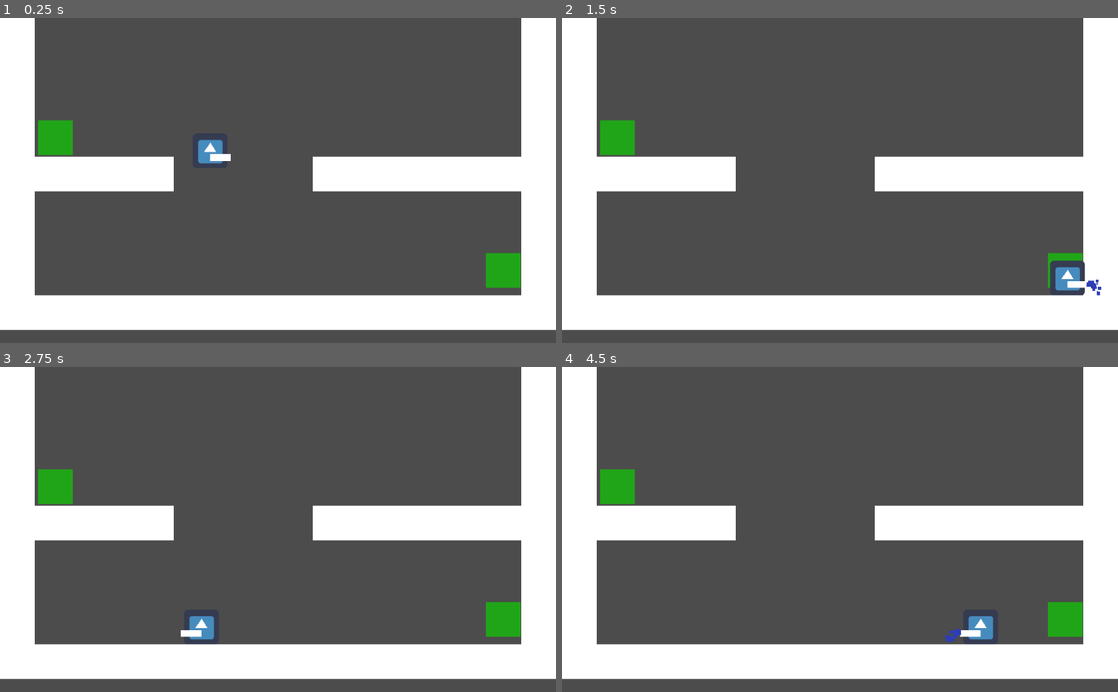
Above: before the commit, frames 1-4 (two rows, left to right).
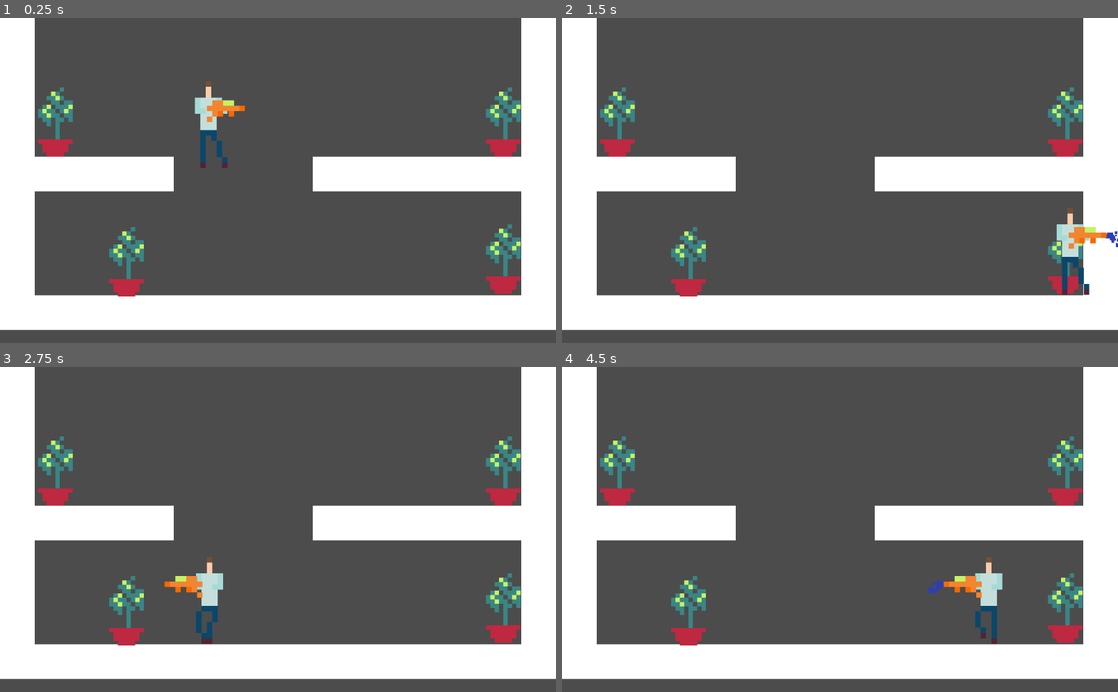
Above: after the commit, the same moments.

Repository: dualtagh/ludum_dare_46
Game: Godot game, scene res://src/Levels/LevelTest.tscn
The game is run twice, just before and just after one commit, with the same random seed, the same clock (stepped at 60 frames per second) and the same inputs. The project has no main scene, so this scene is started directly. The engine's default icon, where the game draws it, is replaced by a stand-in: a white triangle on a blue panel in a dark square.
Inputs:
- Up to frame 1 (0.25 s): no input
- Up to frame 2 (1.5 s): hold D (move_right) from 0.53 s (still down); tap Space (shoot) at 0.6, 1.35 s; tap W (jump) at 0.77 s
- Up to frame 3 (2.75 s): tap W (jump) at 1.52 s; release D (move_right) at 2.03 s; hold A (move_left) from 2.03 s (still down); tap Space (shoot) at 2.1 s
- Up to frame 4 (4.5 s): release A (move_left) at 2.78 s; hold D (move_right) 2.78-4.28 s; tap Space (shoot) at 2.85, 3.6, 4.35 s; tap W (jump) at 3.02, 3.77 s; hold A (move_left) from 4.28 s (still down)

The runs differ from the first frame. In frame 1, 4.5% of the frame differs, in the area x 6-94%, y 19-86%; in frame 2, 3.9%; in frame 3, 4.6%; in frame 4, 4.8%, in the area x 6-94%, y 21-86%.

Commit message:
Add sprites, animations for walking, water gun, plants

Diff:
--- a/House Plant Hero/project.godot
+++ b/House Plant Hero/project.godot
@@ -28,6 +28,29 @@
 
 config/name="House Plant Hero"
 config/icon="res://icon.png"
+
+[importer_defaults]
+
+texture={
+"compress/bptc_ldr": 0,
+"compress/hdr_mode": 0,
+"compress/lossy_quality": 0.7,
+"compress/mode": 0,
+"compress/normal_map": 0,
+"detect_3d": true,
+"flags/anisotropic": false,
+"flags/filter": false,
+"flags/mipmaps": false,
+"flags/repeat": 0,
+"flags/srgb": 2,
+"process/HDR_as_SRGB": false,
+"process/fix_alpha_border": true,
+"process/invert_color": false,
+"process/premult_alpha": false,
+"size_limit": 0,
+"stream": false,
+"svg/scale": 1.0
+}
 
 [input]
 
--- a/House Plant Hero/src/Levels/LevelTest.tscn
+++ b/House Plant Hero/src/Levels/LevelTest.tscn
@@ -43,10 +43,16 @@
 tile_data = PoolIntArray( 0, 0, 0, 15, 0, 0, 65536, 0, 0, 65551, 0, 0, 131072, 0, 0, 131087, 0, 0, 196608, 0, 0, 196623 …(484 unchanged characters)…
 
 [node name="Plant" parent="." instance=ExtResource( 3 )]
-position = Vector2( 102, 221 )
+position = Vector2( 102, 192 )
 
 [node name="Plant2" parent="." instance=ExtResource( 3 )]
-position = Vector2( 927, 466 )
+position = Vector2( 927, 445 )
+
+[node name="Plant3" parent="." instance=ExtResource( 3 )]
+position = Vector2( 927, 192 )
+
+[node name="Plant4" parent="." instance=ExtResource( 3 )]
+position = Vector2( 233, 450 )
 
 [node name="Player" parent="." instance=ExtResource( 2 )]
 position = Vector2( 387, 144 )
--- a/House Plant Hero/src/Plant.gd
+++ b/House Plant Hero/src/Plant.gd
@@ -8,14 +8,15 @@
 		$AnimatedSprite.play("healthy")
 	elif health > 30:
 		$AnimatedSprite.play("unhealthy")
+	elif health <= 0:
+		$AnimatedSprite.play("dead")
 	else:
 		$AnimatedSprite.play("dying")
-		if health <= 0:
-			hide()
 
 
 func _on_ThirstTimer_timeout() -> void:
 	health -= 10
 
 func water() -> void:
-	health = 100
+	if health > 0:
+		health = 100
--- a/House Plant Hero/src/Plant.tscn
+++ b/House Plant Hero/src/Plant.tscn
@@ -1,9 +1,13 @@
-[gd_scene load_steps=7 format=2]
+[gd_scene load_steps=8 format=2]
 
-[ext_resource path="res://assets/plant_healthy.png" type="Texture" id=1]
-[ext_resource path="res://assets/plant_unhealthy.png" type="Texture" id=2]
+[ext_resource path="res://assets/plants_Animation 1_0.png" type="Texture" id=1]
+[ext_resource path="res://assets/plants_Animation 1_2.png" type="Texture" id=2]
 [ext_resource path="res://src/Plant.gd" type="Script" id=3]
-[ext_resource path="res://assets/plant_dying.png" type="Texture" id=4]
+[ext_resource path="res://assets/plants_Animation 1_3.png" type="Texture" id=4]
+[ext_resource path="res://assets/plants_Animation 1_1.png" type="Texture" id=5]
+
+[sub_resource type="RectangleShape2D" id=2]
+extents = Vector2( 31, 63 )
 
 [sub_resource type="SpriteFrames" id=1]
 animations = [ {
@@ -12,28 +16,26 @@
 "name": "healthy",
 "speed": 5.0
 }, {
-"frames": [ ExtResource( 4 ) ],
+"frames": [ ExtResource( 2 ) ],
 "loop": true,
 "name": "dying",
 "speed": 5.0
 }, {
-"frames": [ ExtResource( 2 ) ],
+"frames": [ ExtResource( 4 ) ],
+"loop": true,
+"name": "dead",
+"speed": 5.0
+}, {
+"frames": [ ExtResource( 5 ) ],
 "loop": true,
 "name": "unhealthy",
 "speed": 5.0
 } ]
 
-[sub_resource type="RectangleShape2D" id=2]
-extents = Vector2( 32, 31 )
-
 [node name="Plant" type="Area2D" groups=[
 "plants",
 ]]
 script = ExtResource( 3 )
-
-[node name="AnimatedSprite" type="AnimatedSprite" parent="."]
-frames = SubResource( 1 )
-animation = "unhealthy"
 
 [node name="ThirstTimer" type="Timer" parent="."]
 wait_time = 2.0
@@ -41,5 +43,10 @@
 
 [node name="CollisionShape2D" type="CollisionShape2D" parent="."]
 shape = SubResource( 2 )
+
+[node name="AnimatedSprite" type="AnimatedSprite" parent="."]
+scale = Vector2( 8, 8 )
+frames = SubResource( 1 )
+animation = "dead"
 [connection signal="body_entered" from="." to="." method="_on_Plant_body_entered"]
 [connection signal="timeout" from="ThirstTimer" to="." method="_on_ThirstTimer_timeout"]
--- a/House Plant Hero/src/Player.gd
+++ b/House Plant Hero/src/Player.gd
@@ -14,16 +14,17 @@
 	_velocity = move_and_slide(_velocity, FLOOR_NORMAL)
 
 	if _velocity.length() > 0:
-		#$AnimatedSprite.play()
+		$AnimatedSprite.play()
 		pass
 	else:
-		#$AnimatedSprite.stop()
+		$AnimatedSprite.animation = "idle"
+		$AnimatedSprite.stop()
 		pass
 
 	if _velocity.x != 0:
-		#$AnimatedSprite.animation = "right"
-		#$AnimatedSprite.flip_v = false
-		#$AnimatedSprite.flip_h = velocity.x < 0
+		$AnimatedSprite.animation = "walking"
+		$AnimatedSprite.flip_v = false
+		$AnimatedSprite.flip_h = _velocity.x < 0
 
 		# Pretty hacky
 		if _velocity.x < 0:
--- a/House Plant Hero/src/Player.tscn
+++ b/House Plant Hero/src/Player.tscn
@@ -1,24 +1,46 @@
-[gd_scene load_steps=5 format=2]
+[gd_scene load_steps=10 format=2]
 
-[ext_resource path="res://icon.png" type="Texture" id=1]
 [ext_resource path="res://src/Player.gd" type="Script" id=2]
 [ext_resource path="res://src/WaterGun.tscn" type="PackedScene" id=3]
+[ext_resource path="res://assets/player_walking_Animation 1_1.png" type="Texture" id=4]
+[ext_resource path="res://assets/player_walking_Animation 1_0.png" type="Texture" id=5]
+[ext_resource path="res://assets/player_idle.png" type="Texture" id=6]
+[ext_resource path="res://assets/player_walking_Animation 1_3.png" type="Texture" id=7]
+[ext_resource path="res://assets/player_walking_Animation 1_2.png" type="Texture" id=8]
 
 [sub_resource type="RectangleShape2D" id=1]
-extents = Vector2( 29, 29 )
+extents = Vector2( 21, 64 )
+
+[sub_resource type="SpriteFrames" id=2]
+animations = [ {
+"frames": [ ExtResource( 6 ) ],
+"loop": true,
+"name": "idle",
+"speed": 5.0
+}, {
+"frames": [ ExtResource( 5 ), ExtResource( 4 ), ExtResource( 8 ), ExtResource( 7 ) ],
+"loop": true,
+"name": "walking",
+"speed": 5.0
+} ]
 
 [node name="Player" type="KinematicBody2D"]
 collision_mask = 8
 script = ExtResource( 2 )
 speed = Vector2( 800, 1400 )
 
-[node name="Sprite" type="Sprite" parent="."]
-position = Vector2( 0, -32 )
-texture = ExtResource( 1 )
+[node name="CollisionShape2D" type="CollisionShape2D" parent="."]
+position = Vector2( 0, -63 )
+shape = SubResource( 1 )
+__meta__ = {
+"_edit_group_": true
+}
 
-[node name="CollisionShape2D" type="CollisionShape2D" parent="."]
-position = Vector2( 0, -29 )
-shape = SubResource( 1 )
+[node name="AnimatedSprite" type="AnimatedSprite" parent="."]
+position = Vector2( 2, -80 )
+scale = Vector2( 10, 10 )
+frames = SubResource( 2 )
+animation = "idle"
 
 [node name="WaterGun" parent="." instance=ExtResource( 3 )]
-position = Vector2( 0, -20 )
+position = Vector2( -6, -105 )
--- a/House Plant Hero/src/WaterGun.tscn
+++ b/House Plant Hero/src/WaterGun.tscn
@@ -1,6 +1,6 @@
 [gd_scene load_steps=5 format=2]
 
-[ext_resource path="res://assets/blank_tile.png" type="Texture" id=1]
+[ext_resource path="res://assets/watergun.png" type="Texture" id=1]
 [ext_resource path="res://src/WaterGun.gd" type="Script" id=2]
 
 [sub_resource type="ParticlesMaterial" id=1]
@@ -13,19 +13,18 @@
 scale_random = 0.84
 color = Color( 0.180392, 0.247059, 0.713726, 1 )
 
-[sub_resource type="CircleShape2D" id=2]
-radius = 27.0185
+[sub_resource type="CapsuleShape2D" id=2]
+radius = 27.0
+height = 66.0
 
 [node name="WaterGun" type="Area2D"]
 script = ExtResource( 2 )
-
-[node name="Sprite" type="Sprite" parent="."]
-position = Vector2( 19, 0 )
-scale = Vector2( 0.6, 0.2 )
-texture = ExtResource( 1 )
+__meta__ = {
+"_edit_group_": true
+}
 
 [node name="Particles2D" type="Particles2D" parent="."]
-position = Vector2( 38, 0 )
+position = Vector2( 71, -3 )
 emitting = false
 amount = 30
 one_shot = true
@@ -33,12 +32,17 @@
 process_material = SubResource( 1 )
 
 [node name="CollisionShape2D" type="CollisionShape2D" parent="."]
-position = Vector2( 65, 6 )
+position = Vector2( 97, 24 )
 shape = SubResource( 2 )
 
 [node name="SquirtTimer" type="Timer" parent="."]
 wait_time = 0.5
 one_shot = true
+
+[node name="Sprite" type="Sprite" parent="."]
+position = Vector2( 30, 0 )
+scale = Vector2( 10, 10 )
+texture = ExtResource( 1 )
 [connection signal="area_entered" from="." to="." method="_on_WaterGun_area_entered"]
 [connection signal="area_exited" from="." to="." method="_on_WaterGun_area_exited"]
 [connection signal="timeout" from="SquirtTimer" to="." method="_on_SquirtTimer_timeout"]
Binary file removed: House Plant Hero/assets/plant_dying.png
Binary file removed: House Plant Hero/assets/plant_healthy.png
Binary file removed: House Plant Hero/assets/plant_unhealthy.png
Binary file added: House Plant Hero/assets/plants_Animation 1_0.png
Not shown, added: House Plant Hero/assets/plants_Animation 1_0.png.import
Binary file added: House Plant Hero/assets/plants_Animation 1_1.png
Not shown, changed: House Plant Hero/assets/plants_Animation 1_1.png.import
Binary file added: House Plant Hero/assets/plants_Animation 1_2.png
Not shown, added: House Plant Hero/assets/plants_Animation 1_2.png.import
Binary file added: House Plant Hero/assets/plants_Animation 1_3.png
Not shown, added: House Plant Hero/assets/plants_Animation 1_3.png.import
Binary file added: House Plant Hero/assets/player_idle.png
(and 16 more such lines)
